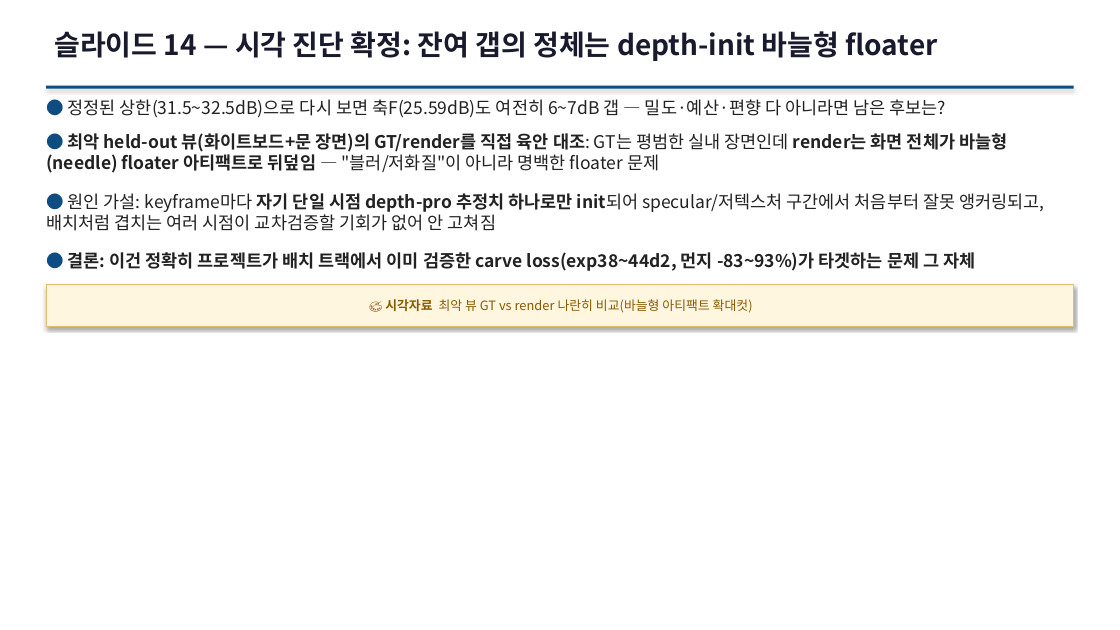
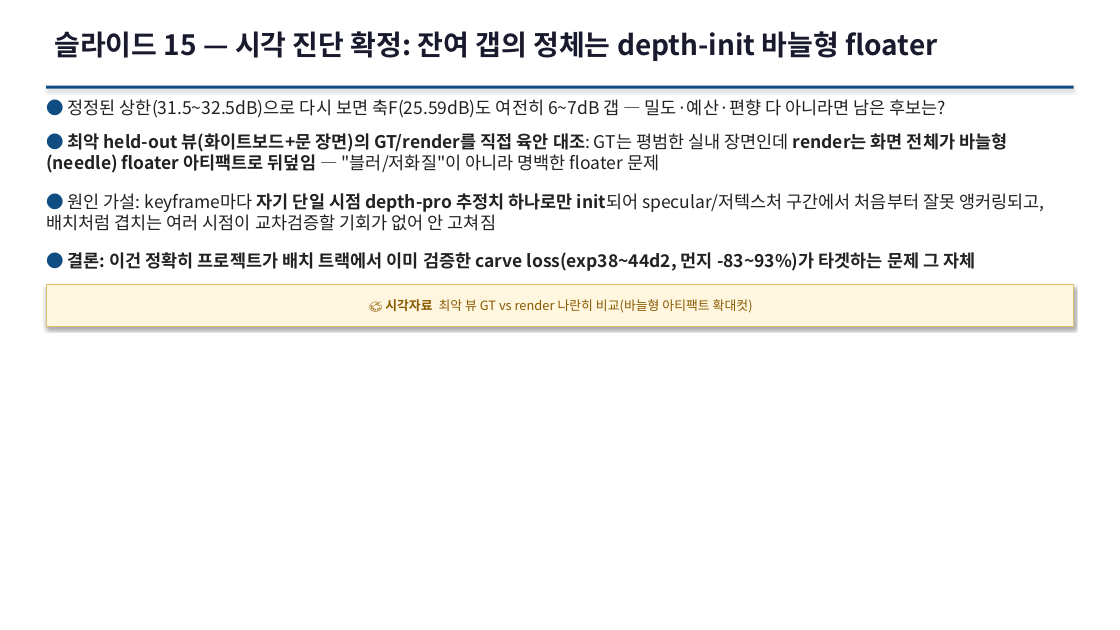
Before and after one commit to sawo0150/gs_floaterLab, a slide deck: slide 23 of context/ppt/ppt0717/gs_floater_deck_0717.pptx (slide 20 before the commit). Drawn at 1120x630 pixels with LibreOffice and Linux fonts; fonts in the diff are those of the drawing. Boxes give left, top, right and bottom in pixels: in the first picture for what was removed or moved away, otherwise in the second. Text is boxed around its words. In the diff, an @@ line names an element or a change of style, - is before the commit and + after.

```diff
--- a/context/ppt/ppt0717/gs_floater_deck_0717.pptx
+++ b/context/ppt/ppt0717/gs_floater_deck_0717.pptx
@@ text at bbox=[54, 31, 937, 61]: text changed @@
-슬라이드 14 — 시각 진단 확정: 잔여 갭의 정체는 depth-init 바늘형 floater
+슬라이드 15 — 시각 진단 확정: 잔여 갭의 정체는 depth-init 바늘형 floater
```
Also in this commit, not shown: 18 other slides changed, 3 slides added, 5 other files.
